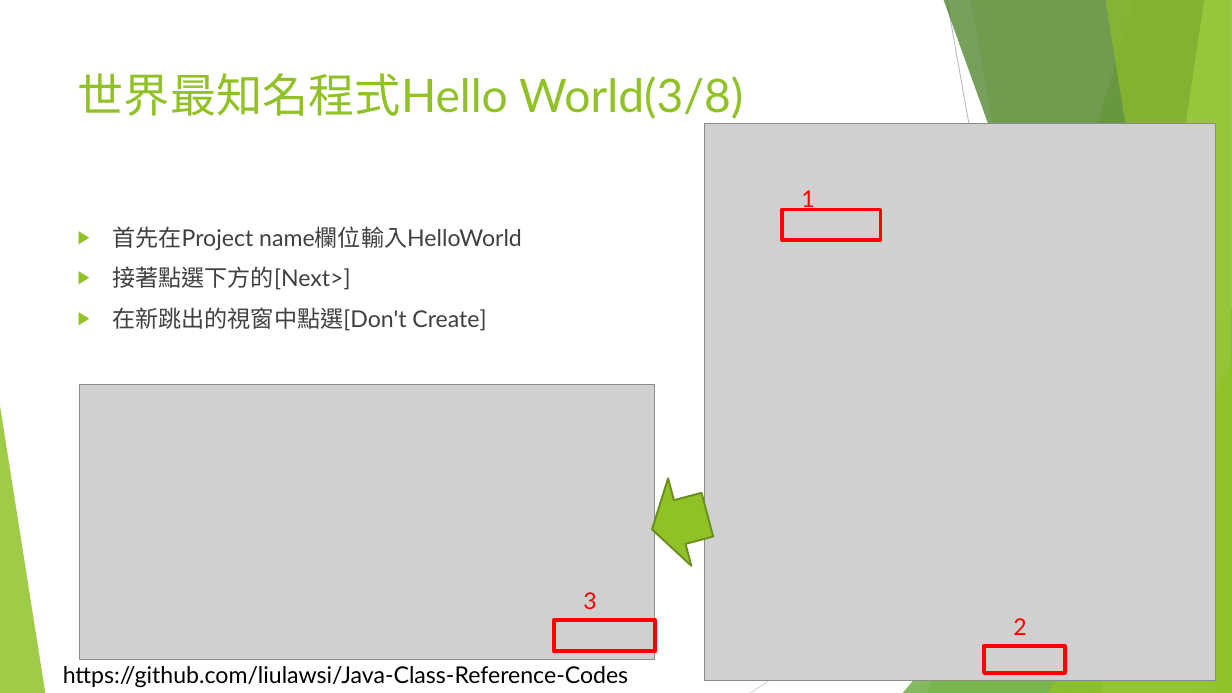
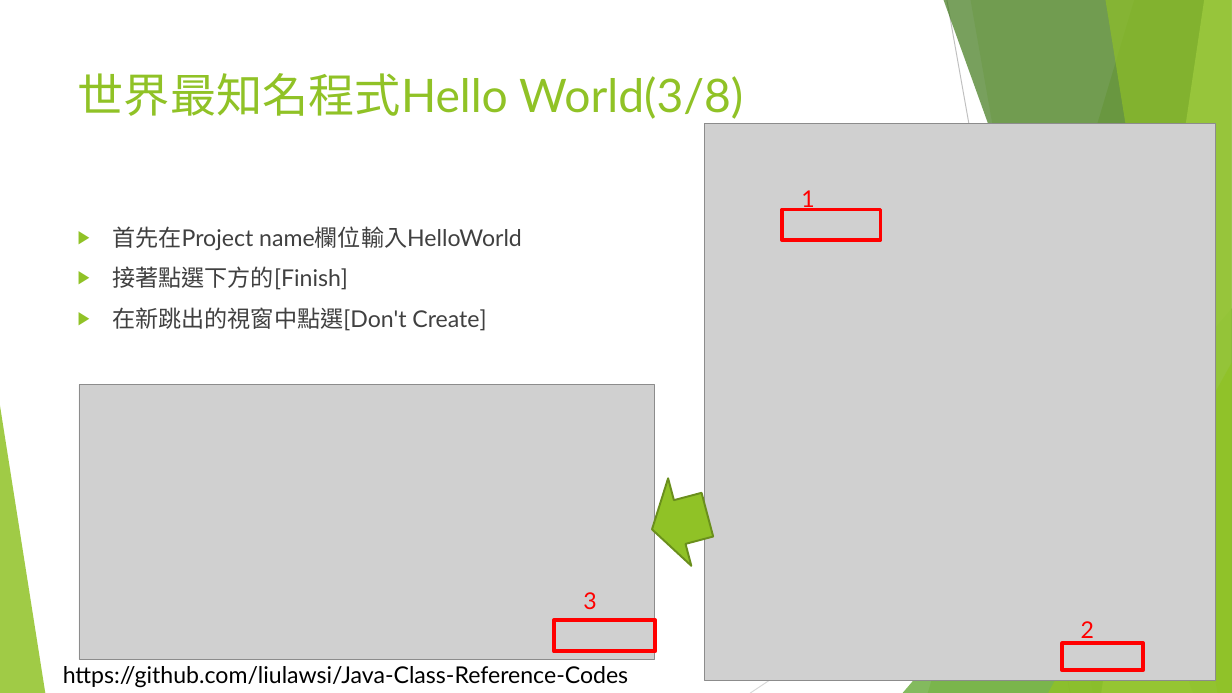
Before and after one commit to liulawsi/My_PPTs, a slide deck: slide 7 of LCC/Java/01_初嘗Java咖啡_HelloWorld.pptx. Drawn at 1232x693 pixels with LibreOffice and Linux fonts; fonts in the diff are those of the drawing; grey boxes stand for pictures; background and template pictures are left out. Boxes give left, top, right and bottom in pixels: in the first picture for what was removed or moved away, otherwise in the second. Text is boxed around its words. In the diff, an @@ line names an element or a change of style, - is before the commit and + after.

```diff
--- a/LCC/Java/01_初嘗Java咖啡_HelloWorld.pptx
+++ b/LCC/Java/01_初嘗Java咖啡_HelloWorld.pptx
@@ text at (x1=112, y1=266, x2=348, y2=290): text changed @@
-▶ 接著點選下方的[Next>]
+▶ 接著點選下方的[Finish]
@@ text "2" rewrapped from (x1=1013, y1=618, x2=1026, y2=635) to (x1=1081, y1=621, x2=1094, y2=643) @@
@@ rectangle moved from (x1=984, y1=646, x2=1065, y2=673) to (x1=1063, y1=643, x2=1143, y2=670) @@
```
Also in this commit, not shown: 5 other slides changed, 1 other file.
